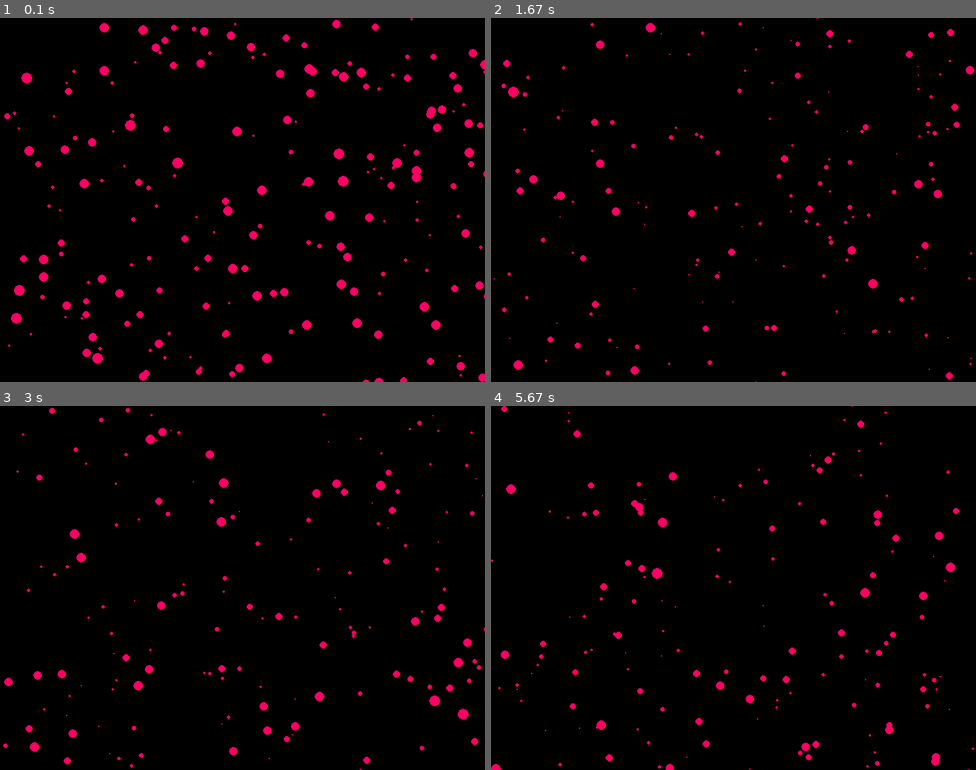
Above: before the commit, frames 1-4 (two rows, left to right).
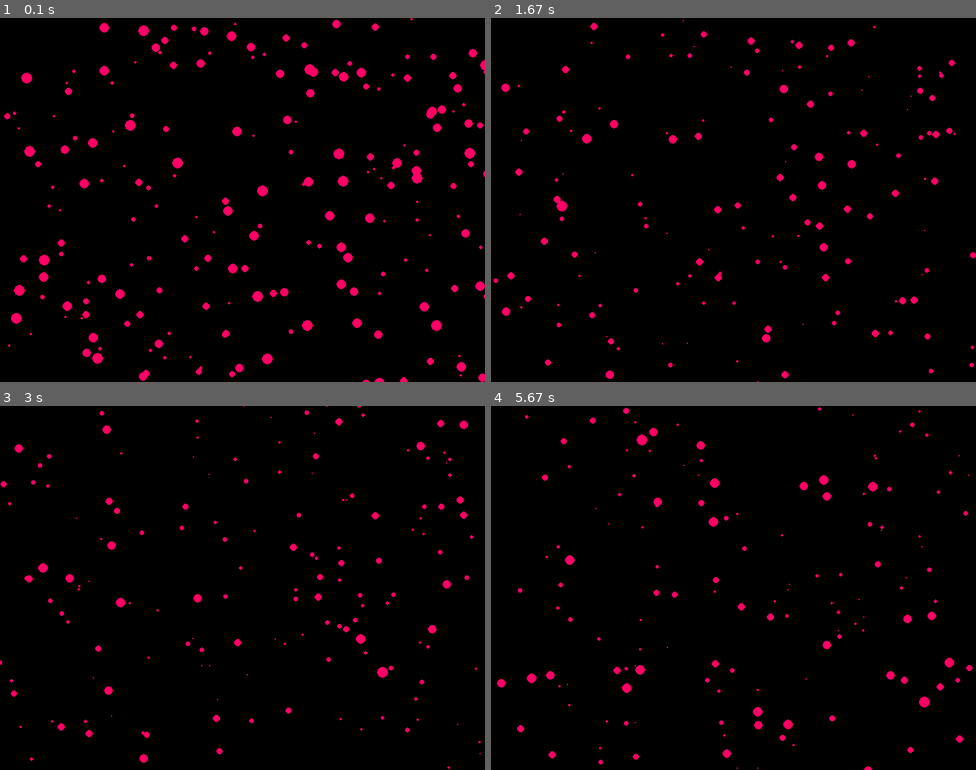
Above: after the commit, the same moments.

Repository: KayCy2k2/Hieu-Ung-Pygame
Game: pygame game, started from Effect-Demo-3.py
Same seed, same stepped clock (60 frames per second), same inputs: the game is played once before the commit and once after it.
Inputs:
- Up to frame 1 (0.1 s): no input
- Up to frame 2 (1.67 s): no input
- Up to frame 3 (3 s): no input
- Up to frame 4 (5.67 s): no input

The runs differ from the first frame. In frame 1, 0.3% of the frame differs, in the area x 5-100%, y 2-100%; in frame 2, 2.6%; in frame 3, 3.4%; in frame 4, 3.4%, in the area x 0-100%, y 0-100%.

Commit message:
Effect-Demo-3.py

Diff:
--- a/Effect-Demo-3.py
+++ b/Effect-Demo-3.py
@@ -34,7 +34,7 @@
     for particle in particles:
         particle[0] += particle[3][0]
         particle[1] += particle[3][1]
-        particle[2] -= 0.1
+        particle[2] -= 0.05
 
         if particle[2] <= 0:
             particle[0] = random.randint(0, width)
